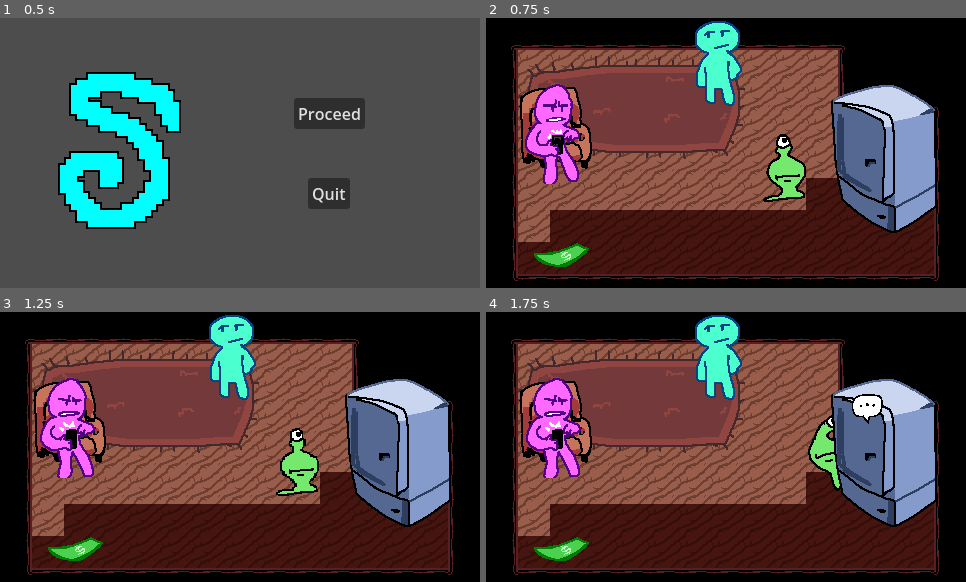
Above: before the commit, frames 1-4 (two rows, left to right).
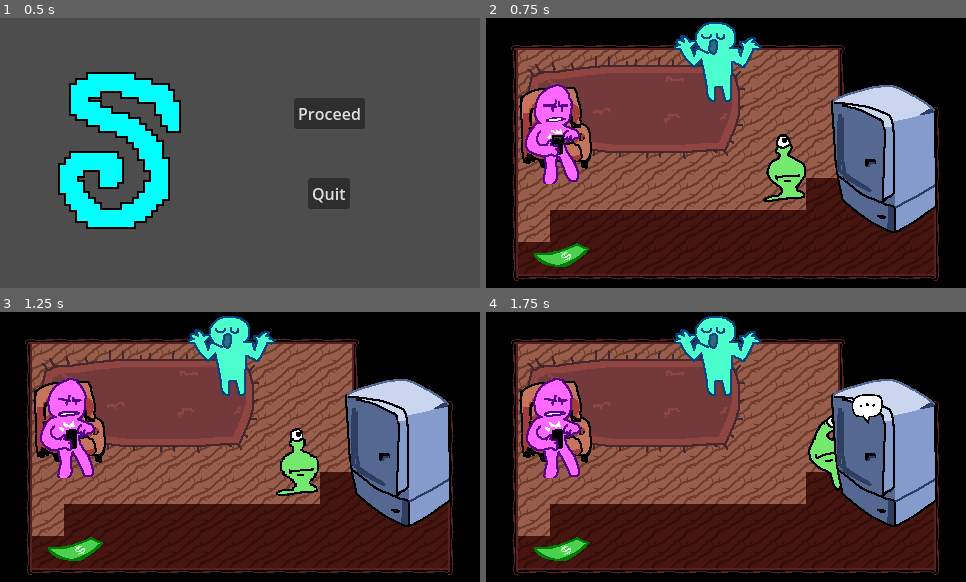
Above: after the commit, the same moments.

Repository: hryspider/GGJ-Committee-Team26
Game: Godot game, scene res://rooms/title_screen.tscn
Same seed, same stepped clock (60 frames per second), same inputs: the game is played once before the commit and once after it.
Inputs (mouse positions are in pixels of both pictures, inside the frame that each line leads up to):
- Up to frame 1 (0.5 s): no input
- Up to frame 2 (0.75 s): click "Proceed" at 0.5 s
- Up to frame 3 (1.25 s): no input
- Up to frame 4 (1.75 s): tap Enter at 1.25 s; move the mouse to (831, 433) at 1.27 s; hold D (right) from 1.28 s (still down); click (831, 433) at 1.35 s

Frame 1 is identical in both runs. In frame 2, 1.7% of the frame differs, in the area x 39-58%, y 1-33%; in frame 3, 1.7%; in frame 4, 1.7%.

Commit message:
Level 1 done?!

Diff:
--- /dev/null
+++ b/rooms/12transition.tscn
@@ -0,0 +1,56 @@
+[gd_scene format=3 uid="uid://cwce5uhj7v0bu"]
+
+[ext_resource type="FontFile" uid="uid://bheug0blsloux" path="res://text/retro-pixel-thick.ttf" id="1_14vu8"]
+[ext_resource type="Script" uid="uid://diml3436rvtyt" path="res://ui/transition.gd" id="2_cfkag"]
+[ext_resource type="PackedScene" uid="uid://coysb7cv5oprx" path="res://rooms/office_entrance.tscn" id="3_gitew"]
+
+[node name="Control" type="Control" unique_id=1474556032]
+layout_mode = 3
+anchors_preset = 15
+anchor_right = 1.0
+anchor_bottom = 1.0
+grow_horizontal = 2
+grow_vertical = 2
+
+[node name="ColorRect" type="ColorRect" parent="." unique_id=519220628]
+layout_mode = 1
+anchors_preset = 15
+anchor_right = 1.0
+anchor_bottom = 1.0
+grow_horizontal = 2
+grow_vertical = 2
+color = Color(0, 0, 0, 1)
+
+[node name="Label" type="Label" parent="." unique_id=1001691016]
+layout_mode = 1
+anchors_preset = 15
+anchor_right = 1.0
+anchor_bottom = 1.0
+grow_horizontal = 2
+grow_vertical = 2
+theme_override_fonts/font = ExtResource("1_14vu8")
+text = "You decide to go to the office to get a job...
+...but people have been wary of the boss.
+Remember your words!"
+horizontal_alignment = 1
+vertical_alignment = 1
+
+[node name="Button" type="Button" parent="." unique_id=1785106837]
+layout_mode = 1
+anchors_preset = 7
+anchor_left = 0.5
+anchor_top = 1.0
+anchor_right = 0.5
+anchor_bottom = 1.0
+offset_left = -39.5
+offset_top = -71.0
+offset_right = 39.5
+offset_bottom = -40.0
+grow_horizontal = 2
+grow_vertical = 0
+theme_override_fonts/font = ExtResource("1_14vu8")
+text = "Continue"
+script = ExtResource("2_cfkag")
+destination = ExtResource("3_gitew")
+
+[connection signal="pressed" from="Button" to="Button" method="transition"]
--- a/rooms/roomate_house.gd
+++ b/rooms/roomate_house.gd
@@ -40,3 +40,8 @@
 	questioner2.activate()
 	get_tree().get_first_node_in_group("player").can_move = false
 	final_npc.position = Vector2(230, 70)
+
+
+
+func _on_questioner_2_satisfied():
+	get_tree().change_scene_to_file("res://rooms/12transition.tscn")
--- a/rooms/roomate_house.tscn
+++ b/rooms/roomate_house.tscn
@@ -544,8 +544,18 @@
 NodePath("../CyanNPC"): "talk",
 NodePath("../PinkNPC"): "idle"
 })
-content = "glorp get office work"
-duration = 1.0
+content = "glorp get work at office"
+duration = 2.0
+metadata/_custom_type_script = "uid://dy6gk2wb21yf2"
+
+[sub_resource type="Resource" id="Resource_2wmk8"]
+script = ExtResource("18_rxgj1")
+speaker = NodePath("../CyanNPC")
+animations = Dictionary[NodePath, String]({
+NodePath("../CyanNPC"): "shake"
+})
+content = "office where glorp work"
+duration = 2.0
 metadata/_custom_type_script = "uid://dy6gk2wb21yf2"
 
 [sub_resource type="Resource" id="Resource_13328"]
@@ -618,7 +628,7 @@
 [node name="CyanNPC" type="AnimatedSprite2D" parent="." unique_id=44470719]
 position = Vector2(232, 47)
 sprite_frames = SubResource("SpriteFrames_e4khp")
-animation = &"talk"
+animation = &"shakehead"
 
 [node name="NPC2" parent="." unique_id=1470391285 instance=ExtResource("6_jj6hg")]
 position = Vector2(382, 151)
@@ -666,10 +676,10 @@
 z_index = 99
 word = "office"
 instructions = "You need to find work, that's right! Now talk to the blue person to find out what this next symbol means."
-aliases = ["job", "work", "hire", "jobs"]
+aliases = ["office", "site", "studio", "center", "centre"]
 
 [node name="DialogManager2" parent="." unique_id=1395274674 instance=ExtResource("13_aesho")]
-data = Array[ExtResource("18_rxgj1")]([SubResource("Resource …(147 unchanged characters)… Resource_tyi3v"), SubResource("Resource_13328"), SubResource("Resource_mtghd")])
+data = Array[ExtResource("18_rxgj1")]([SubResource("Resource …(147 unchanged characters)… Resource_tyi3v"), SubResource("Resource_2wmk8"), SubResource("Resource_13328"), SubResource("Resource_mtghd")])
 
 [node name="FinalNPC" parent="." unique_id=1187619114 instance=ExtResource("6_jj6hg")]
 position = Vector2(232, -78)
@@ -686,6 +696,7 @@
 [connection signal="finished" from="DialogManager" to="." method="_on_dialog_manager_finished"]
 [connection signal="finished" from="DialogManager" to="PinkNPC" method="finished_dialog"]
 [connection signal="satisfied" from="CanvasLayer/Questioner" to="." method="_on_questioner_satisfied"]
+[connection signal="satisfied" from="CanvasLayer/Questioner2" to="." method="_on_questioner_2_satisfied"]
 [connection signal="satisfied" from="CanvasLayer/Questioner2" to="." method="_on_questioner_satisfied"]
 [connection signal="finished" from="DialogManager2" to="FinalNPC" method="finished_dialog"]
 [connection signal="talk" from="FinalNPC" to="DialogManager2" method="start_dialog"]
--- a/ui/transition.gd
+++ b/ui/transition.gd
@@ -1,4 +1,4 @@
-extends Node2D
+extends Node
 @export var destination : PackedScene
 
 func transition(body=null):
